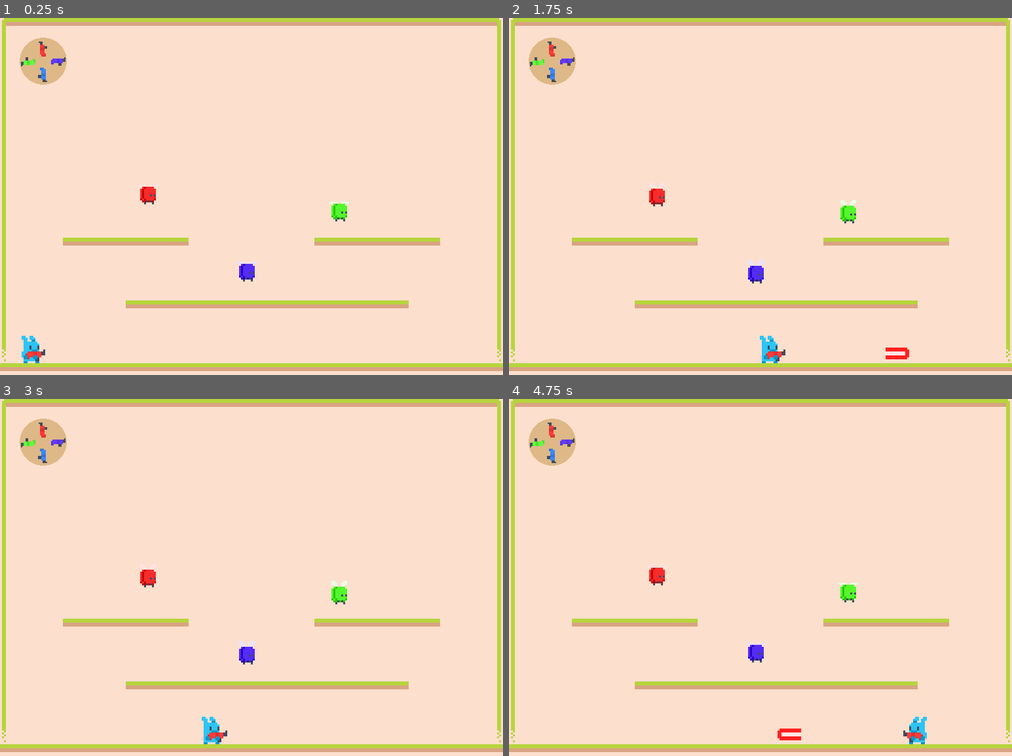
Above: before the commit, frames 1-4 (two rows, left to right).
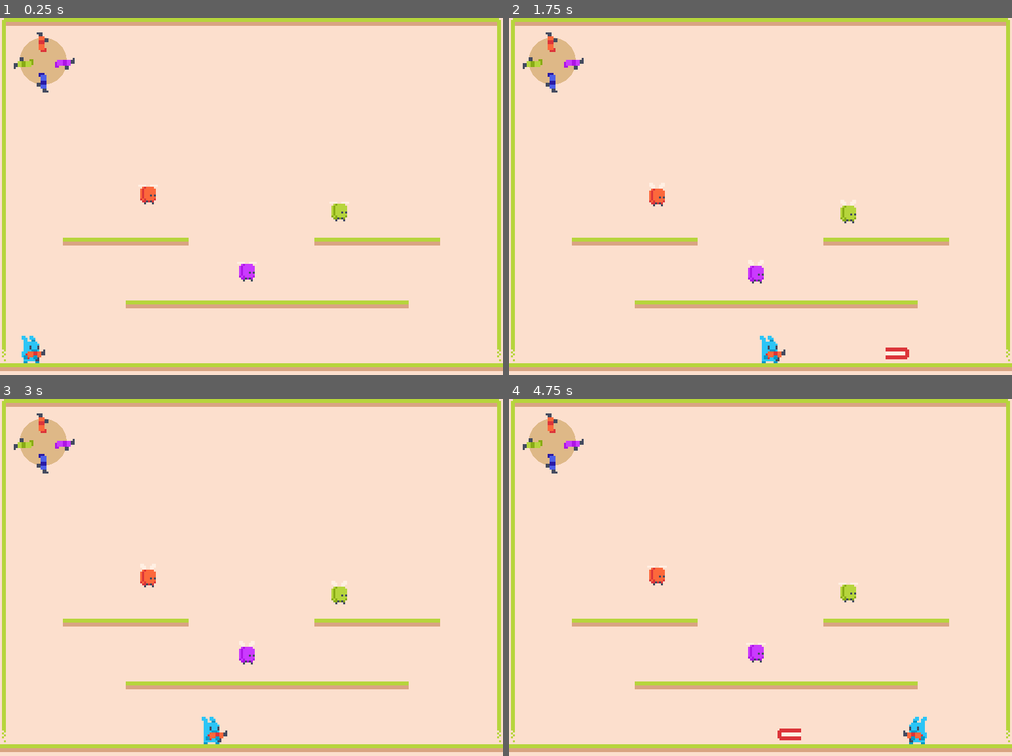
Above: after the commit, the same moments.

Repository: twe4ked/rotato
Game: Godot game, scene res://World.tscn
Two runs of this game, one before a commit and one after it. Both use one fixed random seed, a clock stepped at 60 frames per second and the inputs below.
Inputs:
- Up to frame 1 (0.25 s): no input
- Up to frame 2 (1.75 s): tap Enter (ui_accept) at 0.5, 0.77, 1.52 s; hold Right (ui_right) from 0.53 s (still down)
- Up to frame 3 (3 s): release Right (ui_right) at 2.03 s; hold Left (ui_left) 2.03-2.78 s; hold Right (ui_right) from 2.78 s (still down)
- Up to frame 4 (4.75 s): tap Enter (ui_accept) at 3.02, 3.77, 4.52 s; release Right (ui_right) at 4.28 s; hold Left (ui_left) from 4.28 s (still down)

The runs differ from the first frame. In frame 1, 0.8% of the frame differs, in the area x 2-70%, y 4-96%; in frame 2, 0.9%, in the area x 2-80%, y 4-96%; in frame 3, 0.8%; in frame 4, 0.9%.

Commit message:
Replace shader with hardcoded sprite colors

Diff:
--- a/Enemy.gd
+++ b/Enemy.gd
@@ -12,21 +12,15 @@
 onready var sprite = $AnimatedSprite
 
 func _ready():
-	sprite.play()
-
-	var hue = 0.0
 	match weapon_color:
 		WeaponColor.Red:
-			hue = 0.0
+			sprite.play("Red")
 		WeaponColor.Green:
-			hue = 0.3
+			sprite.play("Green")
 		WeaponColor.Blue:
-			hue = 0.6
+			sprite.play("Blue")
 		WeaponColor.Purple:
-			hue = 0.7
-
-	sprite.get_material().set_shader_param("hue", hue)
-	sprite.get_material().set_shader_param("target_b", 0.4)
+			sprite.play("Purple")
 
 func _on_Hurtbox_area_entered(area):
 	if area.get_parent().weapon_color == weapon_color:
--- a/Enemy.tscn
+++ b/Enemy.tscn
@@ -1,16 +1,32 @@
-[gd_scene load_steps=11 format=2]
+[gd_scene load_steps=15 format=2]
 
 [ext_resource path="res://Enemy.gd" type="Script" id=1]
 [ext_resource path="res://tilemap_packed.png" type="Texture" id=2]
 [ext_resource path="res://Hurtbox.tscn" type="PackedScene" id=3]
-[ext_resource path="res://Weapon.shader" type="Shader" id=4]
 
-[sub_resource type="ShaderMaterial" id=6]
-resource_local_to_scene = true
-shader = ExtResource( 4 )
-shader_param/hue = 0.0
-shader_param/target_r = 9.9
-shader_param/target_b = 9.9
+[sub_resource type="AtlasTexture" id=6]
+atlas = ExtResource( 2 )
+region = Rect2( 0, 112, 16, 16 )
+
+[sub_resource type="AtlasTexture" id=7]
+atlas = ExtResource( 2 )
+region = Rect2( 16, 112, 16, 16 )
+
+[sub_resource type="AtlasTexture" id=8]
+atlas = ExtResource( 2 )
+region = Rect2( 32, 112, 16, 16 )
+
+[sub_resource type="AtlasTexture" id=9]
+atlas = ExtResource( 2 )
+region = Rect2( 48, 112, 16, 16 )
+
+[sub_resource type="AtlasTexture" id=10]
+atlas = ExtResource( 2 )
+region = Rect2( 64, 112, 16, 16 )
+
+[sub_resource type="AtlasTexture" id=11]
+atlas = ExtResource( 2 )
+region = Rect2( 80, 112, 16, 16 )
 
 [sub_resource type="AtlasTexture" id=1]
 atlas = ExtResource( 2 )
@@ -22,9 +38,24 @@
 
 [sub_resource type="SpriteFrames" id=3]
 animations = [ {
+"frames": [ SubResource( 6 ), SubResource( 7 ) ],
+"loop": true,
+"name": "Red",
+"speed": 5.0
+}, {
+"frames": [ SubResource( 8 ), SubResource( 9 ) ],
+"loop": true,
+"name": "Purple",
+"speed": 5.0
+}, {
+"frames": [ SubResource( 10 ), SubResource( 11 ) ],
+"loop": true,
+"name": "Green",
+"speed": 5.0
+}, {
 "frames": [ SubResource( 1 ), SubResource( 2 ) ],
 "loop": true,
-"name": "default",
+"name": "Blue",
 "speed": 5.0
 } ]
 
@@ -44,8 +75,8 @@
 }
 
 [node name="AnimatedSprite" type="AnimatedSprite" parent="."]
-material = SubResource( 6 )
 frames = SubResource( 3 )
+animation = "Green"
 
 [node name="CollisionShape2D" type="CollisionShape2D" parent="."]
 visible = false
--- a/Player.gd
+++ b/Player.gd
@@ -31,7 +31,7 @@
 onready var Projectile = load("res://Projectile.tscn")
 
 func _ready():
-	sprite.play()
+	sprite.play("Red")
 
 func _process(delta):
 	var world = get_tree().current_scene
@@ -51,22 +51,19 @@
 	rotate_weapon_color()
 
 	var spinner_rotation = 0.0
-	var hue = 0.0
 	match weapon_color:
 		WeaponColor.Red:
-			hue = 0.0
+			sprite.play("Red")
 			spinner_rotation = 0.0
 		WeaponColor.Green:
-			hue = 0.3
+			sprite.play("Green")
 			spinner_rotation = 90.0
 		WeaponColor.Blue:
-			hue = 0.6
+			sprite.play("Blue")
 			spinner_rotation = 180.0
 		WeaponColor.Purple:
-			hue = 0.7
+			sprite.play("Purple")
 			spinner_rotation = 270.0
-
-	sprite.get_material().set_shader_param("hue", hue)
 
 	var weaponSpinner = world.find_node("WeaponSpinner")
 	var old_rotation = weaponSpinner.get_rotation()
@@ -131,5 +128,3 @@
 				weapon_color = WeaponColor.Purple
 			WeaponColor.Purple:
 				weapon_color = WeaponColor.Red
-
-		print(weapon_color)
--- a/Projectile.gd
+++ b/Projectile.gd
@@ -22,17 +22,15 @@
 	else:
 		velocity.x = 1
 
-	var hue = 0.0
 	match weapon_color:
 		WeaponColor.Red:
-			hue = 0.0
+			sprite.frame = 44
 		WeaponColor.Green:
-			hue = 0.3
+			sprite.frame = 80
 		WeaponColor.Blue:
-			hue = 0.6
+			sprite.frame = 79
 		WeaponColor.Purple:
-			hue = 0.7
-	sprite.get_material().set_shader_param("hue", hue)
+			sprite.frame = 69
 
 func _physics_process(_delta):
 	var _c = move_and_collide(velocity * speed)
--- a/Projectile.tscn
+++ b/Projectile.tscn
@@ -1,14 +1,8 @@
-[gd_scene load_steps=8 format=2]
+[gd_scene load_steps=6 format=2]
 
 [ext_resource path="res://tilemap_packed.png" type="Texture" id=1]
 [ext_resource path="res://Projectile.gd" type="Script" id=2]
 [ext_resource path="res://Hitbox.tscn" type="PackedScene" id=3]
-[ext_resource path="res://Weapon.shader" type="Shader" id=4]
-
-[sub_resource type="ShaderMaterial" id=1]
-resource_local_to_scene = true
-shader = ExtResource( 4 )
-shader_param/hue = 0.0
 
 [sub_resource type="RectangleShape2D" id=2]
 extents = Vector2( 6, 3 )
@@ -22,23 +16,25 @@
 script = ExtResource( 2 )
 
 [node name="Sprite" type="Sprite" parent="."]
-material = SubResource( 1 )
 position = Vector2( 8, 8 )
 texture = ExtResource( 1 )
 hframes = 10
-vframes = 6
+vframes = 9
 frame = 44
 
 [node name="VisibilityNotifier2D" type="VisibilityNotifier2D" parent="."]
+visible = false
 position = Vector2( 22, 15 )
 scale = Vector2( 2, 1 )
 rect = Rect2( -10, -10, 6, 6 )
 
 [node name="CollisionShape2D" type="CollisionShape2D" parent="."]
+visible = false
 position = Vector2( 8, 8 )
 shape = SubResource( 2 )
 
 [node name="Hitbox" parent="." instance=ExtResource( 3 )]
+visible = false
 collision_layer = 4
 collision_mask = 8
 
--- a/Weapon.shader
+++ /dev/null
@@ -1,35 +0,0 @@
-shader_type canvas_item;
-
-uniform float hue = 0.0;
-uniform float target_r = 0.4;
-uniform float target_b = 9.9; // 1.0 will never be greater than this
-
-// https://gamedev.stackexchange.com/a/59808
-
-vec3 rgb2hsv(vec3 c) {
-    vec4 K = vec4(0.0, -1.0 / 3.0, 2.0 / 3.0, -1.0);
-    vec4 p = mix(vec4(c.bg, K.wz), vec4(c.gb, K.xy), step(c.b, c.g));
-    vec4 q = mix(vec4(p.xyw, c.r), vec4(c.r, p.yzx), step(p.x, c.r));
-
-    float d = q.x - min(q.w, q.y);
-    float e = 1.0e-10;
-    return vec3(abs(q.z + (q.w - q.y) / (6.0 * d + e)), d / (q.x + e), q.x);
-}
-
-vec3 hsv2rgb(vec3 c) {
-    vec4 K = vec4(1.0, 2.0 / 3.0, 1.0 / 3.0, 3.0);
-    vec3 p = abs(fract(c.xxx + K.xyz) * 6.0 - K.www);
-    return c.z * mix(K.xxx, clamp(p - K.xxx, 0.0, 1.0), c.y);
-}
-
-void fragment() {
-	vec4 previous_color = texture(TEXTURE, UV);
-
-	if (previous_color.r > target_r || previous_color.b > target_b) {
-		vec3 hsv = rgb2hsv(previous_color.rgb);
-		hsv.x = hue;
-		previous_color.rgb = hsv2rgb(hsv);
-	}
-
-	COLOR = previous_color;
-}
--- a/WeaponBlue.tscn
+++ /dev/null
@@ -1,18 +0,0 @@
-[gd_scene load_steps=4 format=2]
-
-[ext_resource path="res://Weapon.shader" type="Shader" id=1]
-[ext_resource path="res://tilemap_packed.png" type="Texture" id=2]
-
-[sub_resource type="ShaderMaterial" id=1]
-resource_local_to_scene = true
-shader = ExtResource( 1 )
-shader_param/hue = 0.6
-
-[node name="Weapon" type="Node2D"]
-
-[node name="Sprite" type="Sprite" parent="."]
-material = SubResource( 1 )
-texture = ExtResource( 2 )
-hframes = 10
-vframes = 6
-frame = 50
--- a/WeaponGreen.tscn
+++ /dev/null
@@ -1,18 +0,0 @@
-[gd_scene load_steps=4 format=2]
-
-[ext_resource path="res://Weapon.shader" type="Shader" id=1]
-[ext_resource path="res://tilemap_packed.png" type="Texture" id=2]
-
-[sub_resource type="ShaderMaterial" id=1]
-resource_local_to_scene = true
-shader = ExtResource( 1 )
-shader_param/hue = 0.3
-
-[node name="Weapon" type="Node2D"]
-
-[node name="Sprite" type="Sprite" parent="."]
-material = SubResource( 1 )
-texture = ExtResource( 2 )
-hframes = 10
-vframes = 6
-frame = 50
--- a/WeaponPurple.tscn
+++ /dev/null
@@ -1,18 +0,0 @@
-[gd_scene load_steps=4 format=2]
-
-[ext_resource path="res://Weapon.shader" type="Shader" id=1]
-[ext_resource path="res://tilemap_packed.png" type="Texture" id=2]
-
-[sub_resource type="ShaderMaterial" id=1]
-resource_local_to_scene = true
-shader = ExtResource( 1 )
-shader_param/hue = 0.7
-
-[node name="Weapon" type="Node2D"]
-
-[node name="Sprite" type="Sprite" parent="."]
-material = SubResource( 1 )
-texture = ExtResource( 2 )
-hframes = 10
-vframes = 6
-frame = 50
--- a/WeaponRed.tscn
+++ /dev/null
@@ -1,18 +0,0 @@
-[gd_scene load_steps=4 format=2]
-
-[ext_resource path="res://Weapon.shader" type="Shader" id=1]
-[ext_resource path="res://tilemap_packed.png" type="Texture" id=2]
-
-[sub_resource type="ShaderMaterial" id=1]
-resource_local_to_scene = true
-shader = ExtResource( 1 )
-shader_param/hue = 0.0
-
-[node name="Weapon" type="Node2D"]
-
-[node name="Sprite" type="Sprite" parent="."]
-material = SubResource( 1 )
-texture = ExtResource( 2 )
-hframes = 10
-vframes = 6
-frame = 50
--- a/World.tscn
+++ b/World.tscn
@@ -3,12 +3,7 @@
 [ext_resource path="res://tilemap_packed.png" type="Texture" id=1]
 [ext_resource path="res://Player.gd" type="Script" id=2]
 [ext_resource path="res://Enemy.tscn" type="PackedScene" id=3]
-[ext_resource path="res://Weapon.shader" type="Shader" id=4]
 [ext_resource path="res://WeaponSpinner.gd" type="Script" id=6]
-[ext_resource path="res://WeaponBlue.tscn" type="PackedScene" id=7]
-[ext_resource path="res://WeaponRed.tscn" type="PackedScene" id=8]
-[ext_resource path="res://WeaponGreen.tscn" type="PackedScene" id=9]
-[ext_resource path="res://WeaponPurple.tscn" type="PackedScene" id=10]
 
 [sub_resource type="ConvexPolygonShape2D" id=14]
 points = PoolVector2Array( 0, 0, 0, 0, 16, 0, 16, 4, 4, 4, 4, 16, 0, 16 )
@@ -242,12 +237,6 @@
 } ]
 9/z_index = 0
 
-[sub_resource type="ShaderMaterial" id=18]
-shader = ExtResource( 4 )
-shader_param/hue = 0.6
-shader_param/target_r = 0.4
-shader_param/target_b = 9.9
-
 [sub_resource type="AtlasTexture" id=1]
 atlas = ExtResource( 1 )
 region = Rect2( 0, 64, 16, 16 )
@@ -255,12 +244,51 @@
 [sub_resource type="AtlasTexture" id=3]
 atlas = ExtResource( 1 )
 region = Rect2( 32, 64, 16, 16 )
+
+[sub_resource type="AtlasTexture" id=18]
+atlas = ExtResource( 1 )
+region = Rect2( 0, 96, 16, 16 )
+
+[sub_resource type="AtlasTexture" id=19]
+atlas = ExtResource( 1 )
+region = Rect2( 32, 96, 16, 16 )
+
+[sub_resource type="AtlasTexture" id=20]
+atlas = ExtResource( 1 )
+region = Rect2( 96, 96, 16, 16 )
+
+[sub_resource type="AtlasTexture" id=21]
+atlas = ExtResource( 1 )
+region = Rect2( 128, 96, 16, 16 )
+
+[sub_resource type="AtlasTexture" id=22]
+atlas = ExtResource( 1 )
+region = Rect2( 48, 96, 16, 16 )
+
+[sub_resource type="AtlasTexture" id=23]
+atlas = ExtResource( 1 )
+region = Rect2( 80, 96, 16, 16 )
 
 [sub_resource type="SpriteFrames" id=4]
 animations = [ {
 "frames": [ SubResource( 1 ), SubResource( 3 ) ],
 "loop": true,
-"name": "default",
+"name": "Red",
+"speed": 5.0
+}, {
+"frames": [ SubResource( 18 ), SubResource( 19 ) ],
+"loop": true,
+"name": "Purple",
+"speed": 5.0
+}, {
+"frames": [ SubResource( 20 ), SubResource( 21 ) ],
+"loop": true,
+"name": "Green",
+"speed": 5.0
+}, {
+"frames": [ SubResource( 22 ), SubResource( 23 ) ],
+"loop": true,
+"name": "Blue",
 "speed": 5.0
 } ]
 
@@ -288,8 +316,8 @@
 jump_force = 200
 
 [node name="AnimatedSprite" type="AnimatedSprite" parent="Player"]
-material = SubResource( 18 )
 frames = SubResource( 4 )
+animation = "Green"
 
 [node name="CollisionShape2D" type="CollisionShape2D" parent="Player"]
 visible = false
@@ -302,7 +330,7 @@
 z_as_relative = false
 texture = ExtResource( 1 )
 hframes = 10
-vframes = 6
+vframes = 9
 frame = 43
 
 [node name="Timer" type="Timer" parent="Player/MuzzleFlash"]
@@ -326,21 +354,33 @@
 position = Vector2( 22, 22 )
 script = ExtResource( 6 )
 
-[node name="Red" parent="WeaponSpinner" instance=ExtResource( 8 )]
-position = Vector2( -0.235367, -6.19619 )
+[node name="Sprite" type="Sprite" parent="WeaponSpinner"]
+position = Vector2( -0.497215, -9.57147 )
 rotation = 4.71239
-scale = Vector2( 0.75, 0.75 )
-
-[node name="Green" parent="WeaponSpinner" instance=ExtResource( 9 )]
-position = Vector2( -7.58688, 0.38232 )
+texture = ExtResource( 1 )
+hframes = 10
+vframes = 9
+frame = 50
+
+[node name="Sprite2" type="Sprite" parent="WeaponSpinner"]
+position = Vector2( 10.8962, 1.18461 )
+texture = ExtResource( 1 )
+hframes = 10
+vframes = 9
+frame = 76
+
+[node name="Sprite3" type="Sprite" parent="WeaponSpinner"]
+position = Vector2( -0.187874, 10.871 )
+rotation = 1.5708
+texture = ExtResource( 1 )
+hframes = 10
+vframes = 9
+frame = 77
+
+[node name="Sprite4" type="Sprite" parent="WeaponSpinner"]
+position = Vector2( -10.0219, 0.932796 )
 rotation = 3.14159
-scale = Vector2( 0.75, 0.75 )
-
-[node name="Blue" parent="WeaponSpinner" instance=ExtResource( 7 )]
-position = Vector2( -0.291338, 7.06576 )
-rotation = 1.5708
-scale = Vector2( 0.75, 0.75 )
-
-[node name="Purple" parent="WeaponSpinner" instance=ExtResource( 10 )]
-position = Vector2( 7.6934, 0.190838 )
-scale = Vector2( 0.75, 0.75 )
+texture = ExtResource( 1 )
+hframes = 10
+vframes = 9
+frame = 78
Binary file changed: tilemap_packed.png
